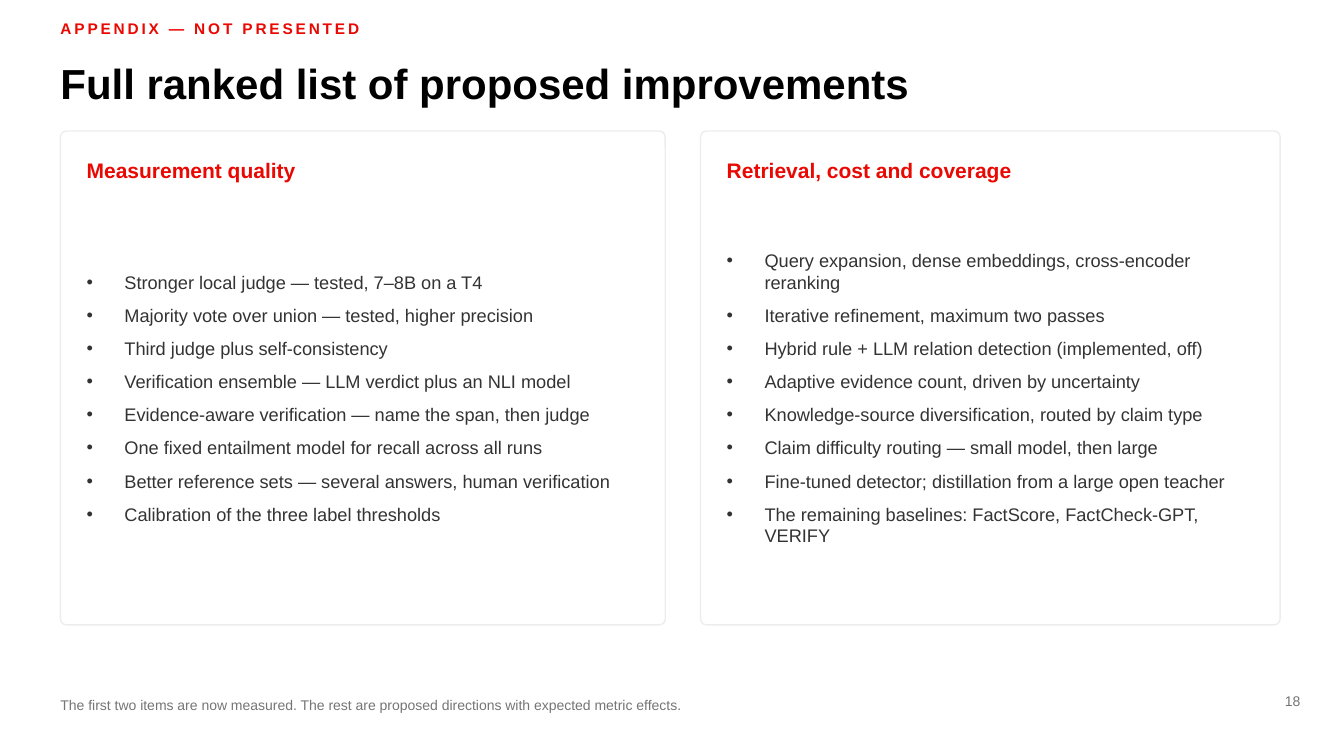
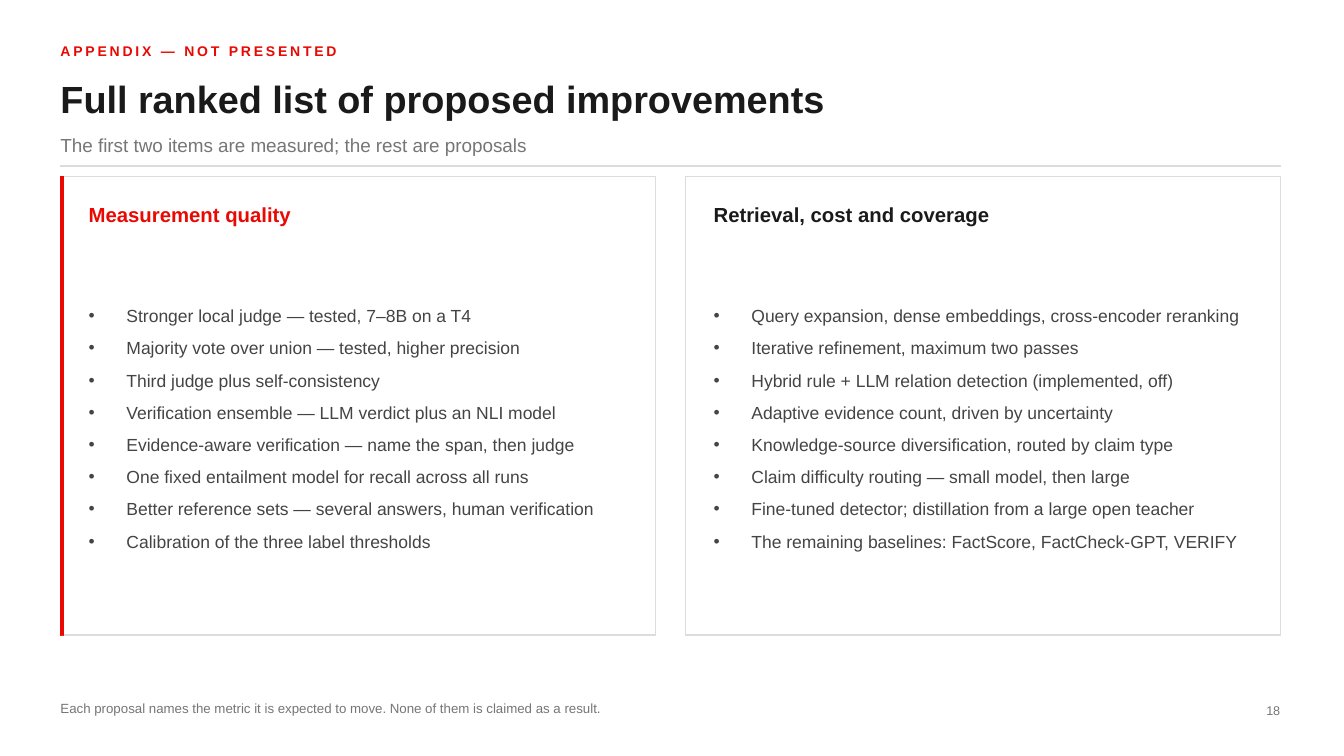
Before and after one commit to MadhavKrishna06/Verifact-Lite, a slide deck: slide 18 of presentation/VERIFACT-Lite-TTU.pptx. Drawn at 1344x756 pixels with LibreOffice and Linux fonts; fonts in the diff are those of the drawing. Boxes give left, top, right and bottom in pixels: in the first picture for what was removed or moved away, otherwise in the second. Text is boxed around its words. In the diff, an @@ line names an element or a change of style, - is before the commit and + after.

```diff
--- a/presentation/VERIFACT-Lite-TTU.pptx
+++ b/presentation/VERIFACT-Lite-TTU.pptx
@@ text "APPENDIX — NOT PRESENTED": place and size @@
-text "APPENDIX — NOT PRESENTED" at [60,23,359,34]
+text "APPENDIX — NOT PRESENTED" at [60,46,337,56]
@@ text "APPENDIX — NOT PRESENTED" at [60,46,337,56]: size 11 to 10 pt @@
@@ text "Full ranked list of proposed ...": place and size @@
-text "Full ranked list of proposed ..." at [60,68,909,107]
+text "Full ranked list of proposed ..." at [60,85,824,121]
@@ text "Full ranked list of proposed ..." at [60,85,824,121]: size 30 to 27 pt, text colour #000000 to #1A1A1A @@
@@ text at [60,138,527,156]: text changed; size 10 to 13.5 pt; text colour #757575 to #767676 @@
-The first two items are now measured. The rest are proposed directions with expected metric effects.
+The first two items are measured; the rest are proposals
@@ rounded rectangle removed at [60,131,665,625] @@
@@ rounded rectangle removed at [701,131,1280,625] @@
@@ rectangle added at [60,165,1280,166], fill #DCDCDC, outline #DCDCDC 0.25 pt @@
@@ rectangle added at [60,176,655,635], fill #FFFFFF, outline #DCDCDC 0.75 pt @@
@@ rectangle added at [60,176,64,635], fill #E90802, outline #E90802 0.25 pt @@
@@ rectangle added at [686,176,1280,635], fill #FFFFFF, outline #DCDCDC 0.75 pt @@
@@ text "Measurement quality": place and size @@
-text "Measurement quality" at [87,162,296,183]
+text "Measurement quality" at [89,207,290,227]
@@ text "Measurement quality" at [89,207,290,227]: size 15 to 14.5 pt @@
@@ text "Retrieval, cost and coverage": place and size @@
-text "Retrieval, cost and coverage" at [727,162,1011,183]
+text "Retrieval, cost and coverage" at [714,207,989,227]
@@ text "Retrieval, cost and coverage" at [714,207,989,227]: size 15 to 14.5 pt, text colour #E90802 to #1A1A1A @@
@@ text "Stronger local judge — tested, ...": place and size @@
-text "Stronger local judge — tested, ..." at [124,275,610,521]
+text "Stronger local judge — tested, ..." at [126,309,594,548]
@@ text "Stronger local judge — tested, ..." at [126,309,594,548]: size 13 to 12.5 pt, text colour #333333 to #444444 @@
@@ text "Query expansion, dense embeddings, cross-encoder ..." at [751,309,1239,552]: size 13 to 12.5 pt, text colour #333333 to #444444 @@
@@ text "Query expansion, dense embeddings, cross-encoder ...": place and size @@
-text "Query expansion, dense embeddings, cross-encoder ..." at [765,253,1225,542]
+text "Query expansion, dense embeddings, cross-encoder ..." at [751,309,1239,552]
@@ text added at [60,703,601,716], 9.5 pt, text #767676 @@
+Each proposal names the metric it is expected to move. None of them is claimed as a result.
@@ page number: place and size @@
-page number at [1285,696,1301,706]
+page number at [1266,706,1280,715]
@@ page number at [1266,706,1280,715]: size 10 to 9 pt, text colour #757575 to #767676 @@
```
Also in this commit, not shown: 18 other slides changed, 1 other file.
